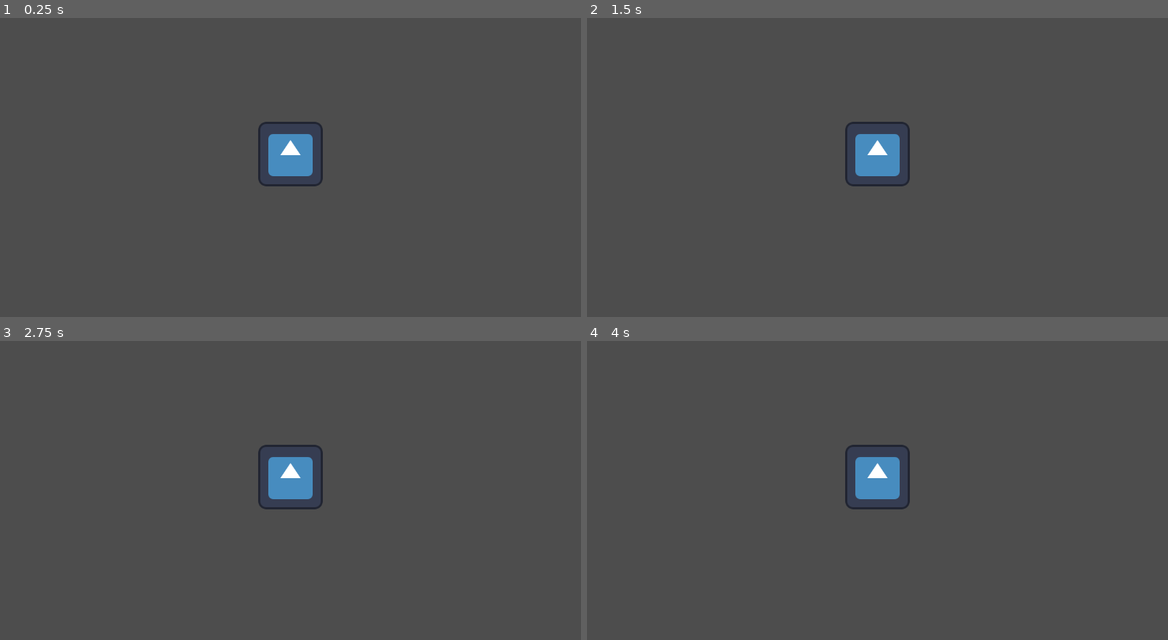
Above: before the commit, frames 1-4 (two rows, left to right).
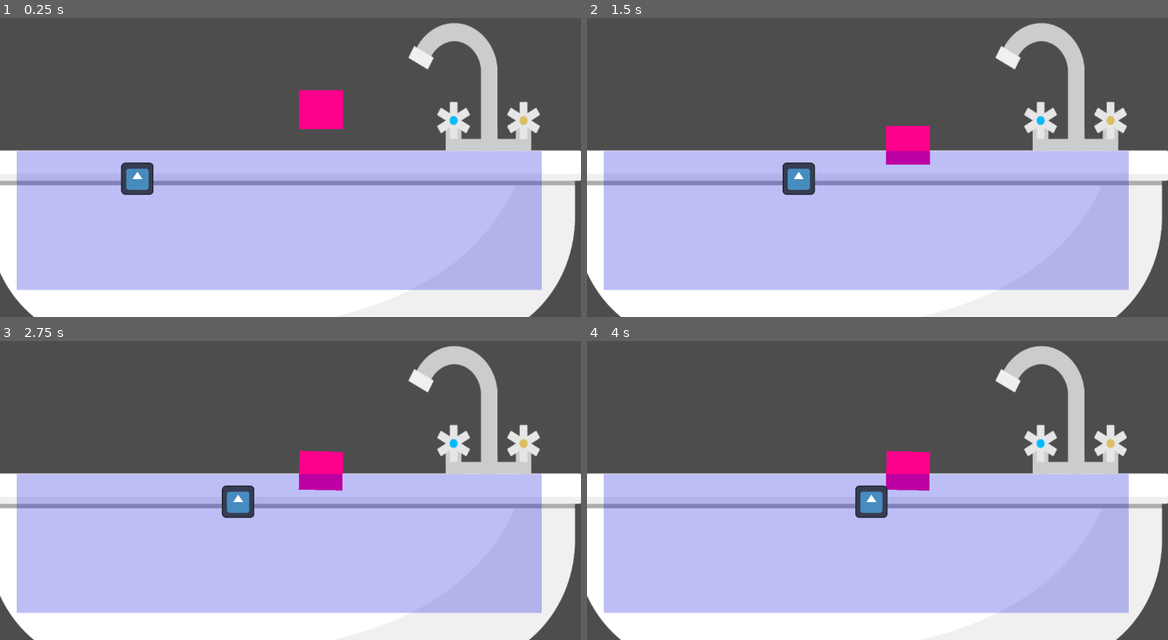
Above: after the commit, the same moments.

Repository: alwod/GGJ2024Project
Game: Godot game, scene res://Scenes/game.tscn
Two runs of this game, one before a commit and one after it. Both use one fixed random seed, a clock stepped at 60 frames per second and the inputs below. Before the commit the project starts from res://Fish/fish.tscn. The engine's default icon, where the game draws it, is replaced by a stand-in: a white triangle on a blue panel in a dark square.
Inputs:
- Up to frame 1 (0.25 s): no input
- Up to frame 2 (1.5 s): tap Enter (ui_accept) at 0.5, 0.6, 0.77, 1.07, 1.35 s; hold D (fish_move_right) from 0.53 s (still down)
- Up to frame 3 (2.75 s): tap Enter (ui_accept) at 1.52, 1.82, 2.1 s; release D (fish_move_right) at 2.03 s; hold A (fish_move_left) from 2.03 s (still down)
- Up to frame 4 (4 s): release A (fish_move_left) at 2.78 s; hold D (fish_move_right) from 2.78 s (still down); tap Enter (ui_accept) at 2.85, 3.02, 3.32, 3.6, 3.77 s

The runs differ from the first frame. In frame 1, 59% of the frame differs, in the area x 0-100%, y 1-100%; in frame 2, 58%; in frame 3, 58%; in frame 4, 58%.

Commit message:
Added floaty movement

Diff:
--- a/ggj2024source/Fish/fish.tscn
+++ /dev/null
@@ -1,18 +0,0 @@
-[gd_scene load_steps=4 format=3 uid="uid://bw0mvva5dtcif"]
-
-[ext_resource type="Script" path="res://Fish/fish_player.gd" id="1_ae77a"]
-[ext_resource type="Texture2D" uid="uid://clw4ja44vxod1" path="res://icon.svg" id="2_xehx6"]
-
-[sub_resource type="RectangleShape2D" id="RectangleShape2D_x2dn6"]
-size = Vector2(120.78, 125.185)
-
-[node name="FishArea2D" type="Area2D"]
-script = ExtResource("1_ae77a")
-
-[node name="CollisionShape2D" type="CollisionShape2D" parent="."]
-shape = SubResource("RectangleShape2D_x2dn6")
-
-[node name="Sprite2D" type="Sprite2D" parent="."]
-texture = ExtResource("2_xehx6")
-
-[node name="Camera2D" type="Camera2D" parent="."]
--- a/ggj2024source/Fish/fish_2.tscn
+++ b/ggj2024source/Fish/fish_2.tscn
@@ -1,13 +1,13 @@
 [gd_scene load_steps=4 format=3 uid="uid://dprtvh6v4tbjh"]
 
-[ext_resource type="Script" path="res://Fish/fish_character_body_2d.gd" id="1_dcabu"]
+[ext_resource type="Script" path="res://Fish/fish_movement_2.gd" id="1_sviwx"]
 [ext_resource type="Texture2D" uid="uid://clw4ja44vxod1" path="res://icon.svg" id="2_58j56"]
 
 [sub_resource type="RectangleShape2D" id="RectangleShape2D_htts3"]
 size = Vector2(110.93, 124.6)
 
-[node name="CharacterBody2D" type="CharacterBody2D"]
-script = ExtResource("1_dcabu")
+[node name="Fish" type="CharacterBody2D"]
+script = ExtResource("1_sviwx")
 
 [node name="CollisionShape2D" type="CollisionShape2D" parent="."]
 position = Vector2(2, 0)
--- a/ggj2024source/Fish/fish_character_body_2d.gd
+++ b/ggj2024source/Fish/fish_character_body_2d.gd
@@ -2,10 +2,29 @@
 
 @export var speed = 400  # move speed in pixels/sec
 @export var rotation_speed = 5  # turning speed in radians/sec
+@export var surface_y_pos = -77
+@export var acceleration = 1500
+@export var friction = 600
+
 
 func _physics_process(delta):
 	var move_input = Input.get_axis("fish_move_down", "fish_move_up")
 	var rotation_direction = Input.get_axis("fish_move_left", "fish_move_right")
 	velocity = transform.x * move_input * speed
 	rotation += rotation_direction * rotation_speed * delta
+
+	if move_input == Vector2.ZERO:
+		if velocity.length() > (friction * delta):
+			velocity -= velocity.normalized() * (friction * delta)
+		else:
+			velocity = Vector2.ZERO
+	else:
+		velocity += (move_input * acceleration * delta)
+		velocity = velocity.limit_length(speed)
+
+	#print(global_position.y)
+
+	if global_position.y < surface_y_pos:
+		global_position.y = surface_y_pos
+
 	move_and_slide()
--- /dev/null
+++ b/ggj2024source/Fish/fish_movement_2.gd
@@ -0,0 +1,34 @@
+extends CharacterBody2D
+
+@export var max_speed = 400
+@export var acceleration = 1500
+@export var friction = 600
+
+@export var water_surface_y_level = -79
+
+var input = Vector2.ZERO
+
+func get_input():
+	input = Input.get_vector("fish_move_left", "fish_move_right", "fish_move_up", "fish_move_down")
+	return input.normalized()
+
+func player_movement(delta):
+	input = get_input()
+
+	if input == Vector2.ZERO:
+		if velocity.length() > (friction * delta):
+			velocity -= velocity.normalized() * (friction * delta)
+		else:
+			velocity = Vector2.ZERO
+	else:
+		velocity += (input * acceleration * delta)
+		velocity = velocity.limit_length(max_speed)
+
+	move_and_slide()
+
+
+func _physics_process(delta: float) -> void:
+	player_movement(delta)
+
+	if global_position.y < water_surface_y_level:
+		global_position.y = water_surface_y_level
--- a/ggj2024source/Scenes/game.tscn
+++ b/ggj2024source/Scenes/game.tscn
@@ -1,8 +1,9 @@
-[gd_scene load_steps=4 format=3 uid="uid://b5yh1n0snkwwh"]
+[gd_scene load_steps=5 format=3 uid="uid://b5yh1n0snkwwh"]
 
 [ext_resource type="Texture2D" uid="uid://6kr8qntjkxsn" path="res://Art/bath.png" id="1_642da"]
 [ext_resource type="PackedScene" uid="uid://bpr51htjut4js" path="res://Scenes/water.tscn" id="1_fb3qe"]
 [ext_resource type="PackedScene" uid="uid://u2or4d8medwc" path="res://Scenes/floating_object.tscn" id="2_70nj0"]
+[ext_resource type="PackedScene" uid="uid://dprtvh6v4tbjh" path="res://Fish/fish_2.tscn" id="4_4jfms"]
 
 [node name="Game" type="Node2D"]
 
@@ -21,3 +22,7 @@
 [node name="Water" parent="." instance=ExtResource("1_fb3qe")]
 position = Vector2(-485, -110)
 scale = Vector2(1.72, 1)
+
+[node name="Fish" parent="." instance=ExtResource("4_4jfms")]
+max_speed = 350
+friction = 200
--- /dev/null
+++ b/ggj2024source/Scripts/Floating/floatable_player_2d.gd
@@ -0,0 +1,62 @@
+extends CharacterBody2D
+class_name FloatablePlayer2D
+
+@export var mass := 1.0
+@export var fluid_damp := 4.0
+@export var move_speed := 200.0
+@export var rotate_speed := 10.0
+@onready var fluid_interactor := FluidInteractor2D.new()
+
+
+func _ready():
+	for owner_id in get_shape_owners():
+		var collision = shape_owner_get_owner(owner_id)
+		if collision is CollisionShape2D:
+			fluid_interactor.add_collision_shape(collision)
+
+
+func _physics_process(delta: float) -> void:
+	fluid_interactor.process(global_transform, mass)
+
+	if not fluid_interactor.float_force.is_zero_approx():
+		# Bouyancy
+		velocity += fluid_interactor.float_force * delta
+		# Damping
+		velocity += -velocity * fluid_damp * delta
+
+	if is_on_floor():
+		velocity.x = 0.0
+
+	# Gravity
+	velocity += Vector2(0.0, 3980.0) * delta
+
+	var move_direction := 0.0
+	if Input.is_action_pressed("ui_left"):
+		move_direction = -1.0
+	if Input.is_action_pressed("ui_right"):
+		move_direction = 1.0
+	if Input.is_action_just_pressed("ui_accept"):
+		velocity.y = -500
+
+	#var move_direction = Input.get_axis("fish_move_down", "fish_move_up")
+	#var rotation_direction = Input.get_axis("fish_move_left", "fish_move_right")
+	#velocity = transform.x * move_direction * move_speed
+	#rotation += rotation_direction * rotate_speed * delta
+
+	#var move_input = Input.get_axis("fish_move_down", "fish_move_up")
+	#var rotation_direction = Input.get_axis("fish_move_left", "fish_move_right")
+	#velocity = transform.x * move_input * move_speed
+	#rotation += rotation_direction * rotate_speed * delta
+
+	if abs(move_direction) > 0:
+		velocity.x = move_direction * move_speed
+
+	move_and_slide()
+
+
+func fluid_area_enter(area: FluidArea2D) -> void:
+	fluid_interactor.fluid_area_enter(area)
+
+
+func fluid_area_exit(area: FluidArea2D) -> void:
+	fluid_interactor.fluid_area_exit(area)
--- a/ggj2024source/main.tscn
+++ /dev/null
@@ -1,8 +0,0 @@
-[gd_scene load_steps=2 format=3 uid="uid://dthvl0qd4f4jg"]
-
-[ext_resource type="PackedScene" uid="uid://dprtvh6v4tbjh" path="res://Fish/fish_2.tscn" id="1_q8dnj"]
-
-[node name="Main" type="Node"]
-
-[node name="CharacterBody2D" parent="." instance=ExtResource("1_q8dnj")]
-speed = 300
--- a/ggj2024source/project.godot
+++ b/ggj2024source/project.godot
@@ -11,7 +11,7 @@
 [application]
 
 config/name="GGJ2024Source"
-run/main_scene="res://Fish/fish.tscn"
+run/main_scene="res://Scenes/game.tscn"
 config/features=PackedStringArray("4.3", "Forward Plus")
 config/icon="res://icon.svg"
 
Binary file added: ggj2024source/Fish/Bill_1.png
Not shown, added: ggj2024source/Fish/Bill_1.png.import
Binary file added: ggj2024source/Fish/Bill_2.png
Not shown, added: ggj2024source/Fish/Bill_2.png.import
Binary file added: ggj2024source/Fish/Bill_3.png
Not shown, added: ggj2024source/Fish/Bill_3.png.import
